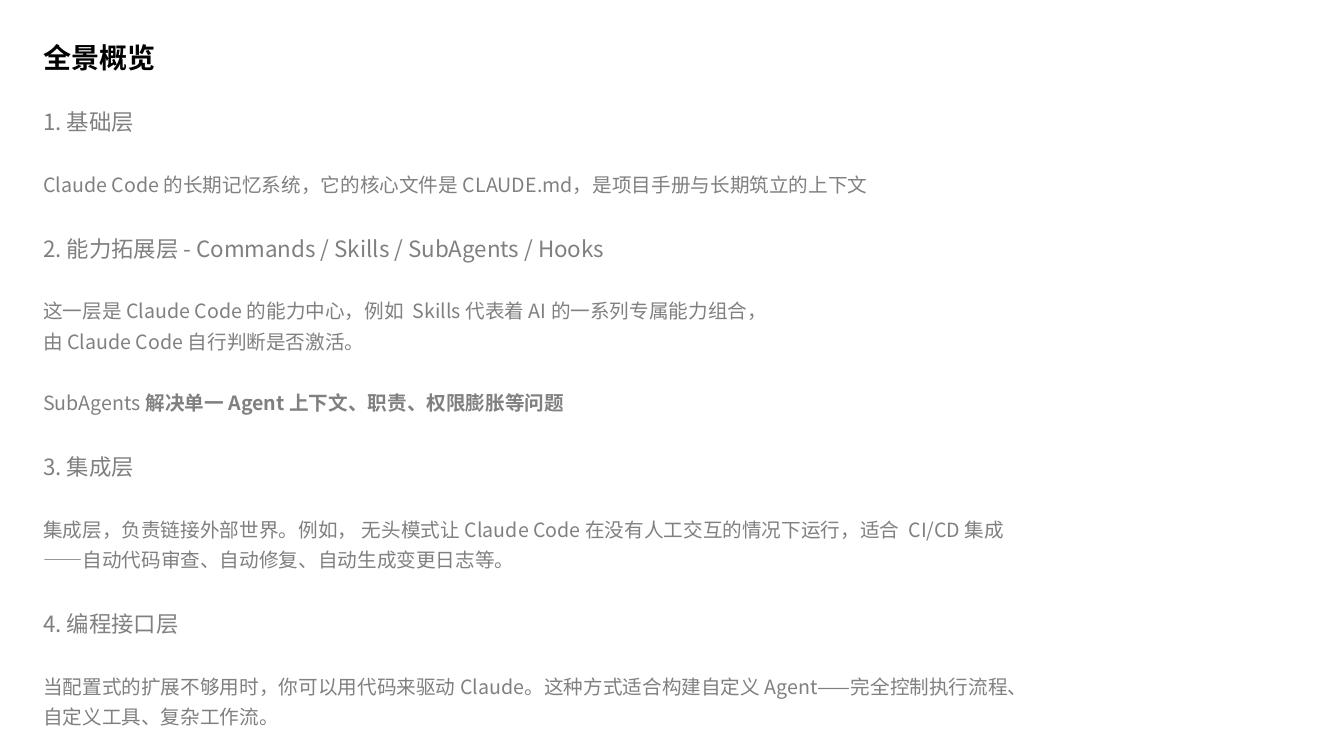
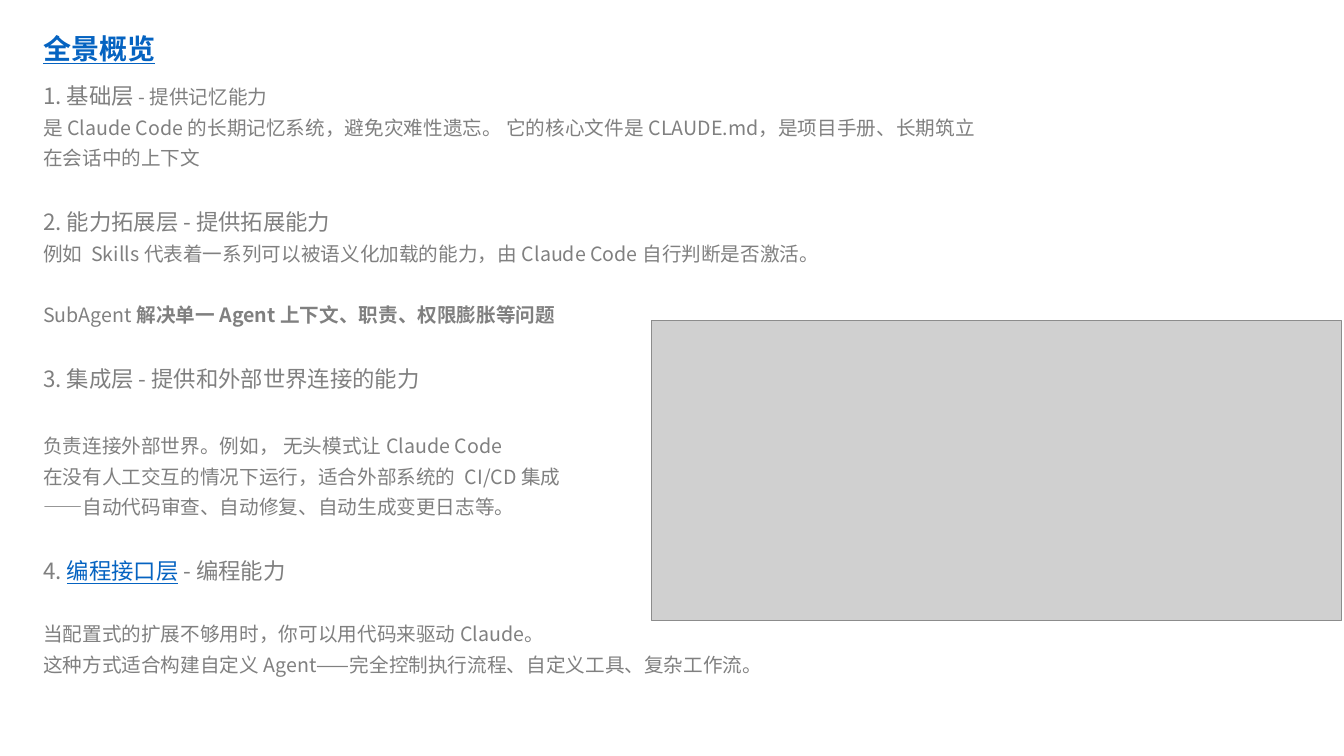
Before and after one commit to enson0131/vitePress-blob, a slide deck: slide 5 of docs/public/assets/ppt/Claude Code 中的 SubAgent.pptx. Drawn at 1344x756 pixels with LibreOffice and Linux fonts; fonts in the diff are those of the drawing; grey boxes stand for pictures; background and template pictures are left out. Boxes give left, top, right and bottom in pixels: in the first picture for what was removed or moved away, otherwise in the second. Text is boxed around its words. In the diff, an @@ line names an element or a change of style, - is before the commit and + after.

Commit message:
docs: 更新 SubAgent 文档，替换现有的 PPT 文件以反映最新的团队创建示意图和相关内容，提升文档的可视化效果

```diff
--- a/docs/public/assets/ppt/Claude Code 中的 SubAgent.pptx
+++ b/docs/public/assets/ppt/Claude Code 中的 SubAgent.pptx
@@ text "全景概览": place and size @@
-text "全景概览" at [43, 44, 155, 71]
+text "全景概览" at [43, 35, 155, 64]
@@ text "全景概览" at [43, 35, 155, 64]: text colour #000000 to #0563C1, underline on @@
@@ text at [43, 85, 975, 677]: text changed @@
-1. 基础层
-Claude Code 的长期记忆系统，它的核心文件是 CLAUDE.md，是项目手册与长期筑立的上下文
-2. 能力拓展层 - Commands / Skills / SubAgents / Hooks
-这一层是 Claude Code 的能力中心，例如 Skills 代表着 AI 的一系列专属能力组合，
-由 Claude Code 自行判断是否激活。
-SubAgents 解决单一 Agent 上下文、职责、权限膨胀等问题
-3. 集成层
-集成层，负责链接外部世界。例如， 无头模式让 Claude Code 在没有人工交互的情况下运行，适合 CI/CD 集成——自动代码审查、自动修复、自动生成变更日志等。
-4. 编程接口层
-当配置式的扩展不够用时，你可以用代码来驱动 Claude。这种方式适合构建自定义 Agent——完全控制执行流程、自定义工具、复杂工作流。
+1. 基础层 - 提供记忆能力
+是 Claude Code 的长期记忆系统，避免灾难性遗忘。 它的核心文件是 CLAUDE.md，是项目手册、长期筑立
+在会话中的上下文
+2. 能力拓展层 - 提供拓展能力
+例如 Skills 代表着一系列可以被语义化加载的能力，由 Claude Code 自行判断是否激活。
+SubAgent 解决单一 Agent 上下文、职责、权限膨胀等问题
+3. 集成层 - 提供和外部世界连接的能力
+负责连接外部世界。例如， 无头模式让 Claude Code
+在没有人工交互的情况下运行，适合外部系统的 CI/CD 集成
+——自动代码审查、自动修复、自动生成变更日志等。
+4. 编程接口层 - 编程能力
+当配置式的扩展不够用时，你可以用代码来驱动 Claude。
+这种方式适合构建自定义 Agent——完全控制执行流程、自定义工具、复杂工作流。
@@ picture added at [651, 321, 1341, 621] @@
```
Also in this commit, not shown: 11 other slides changed, 1 other file.
